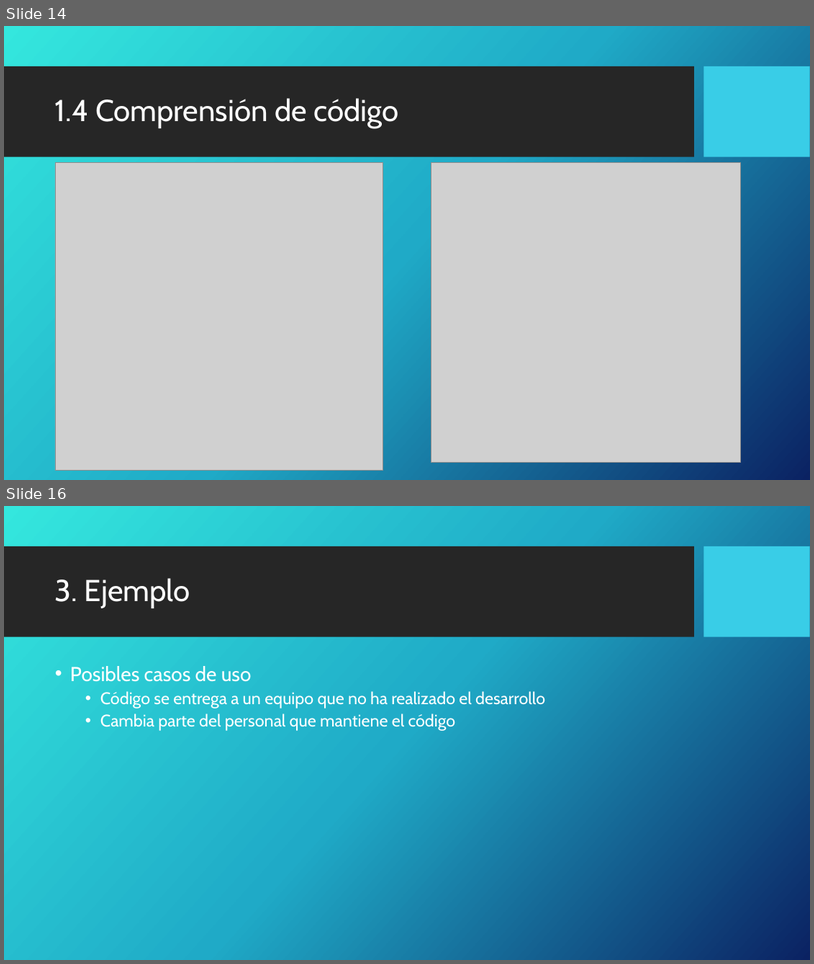
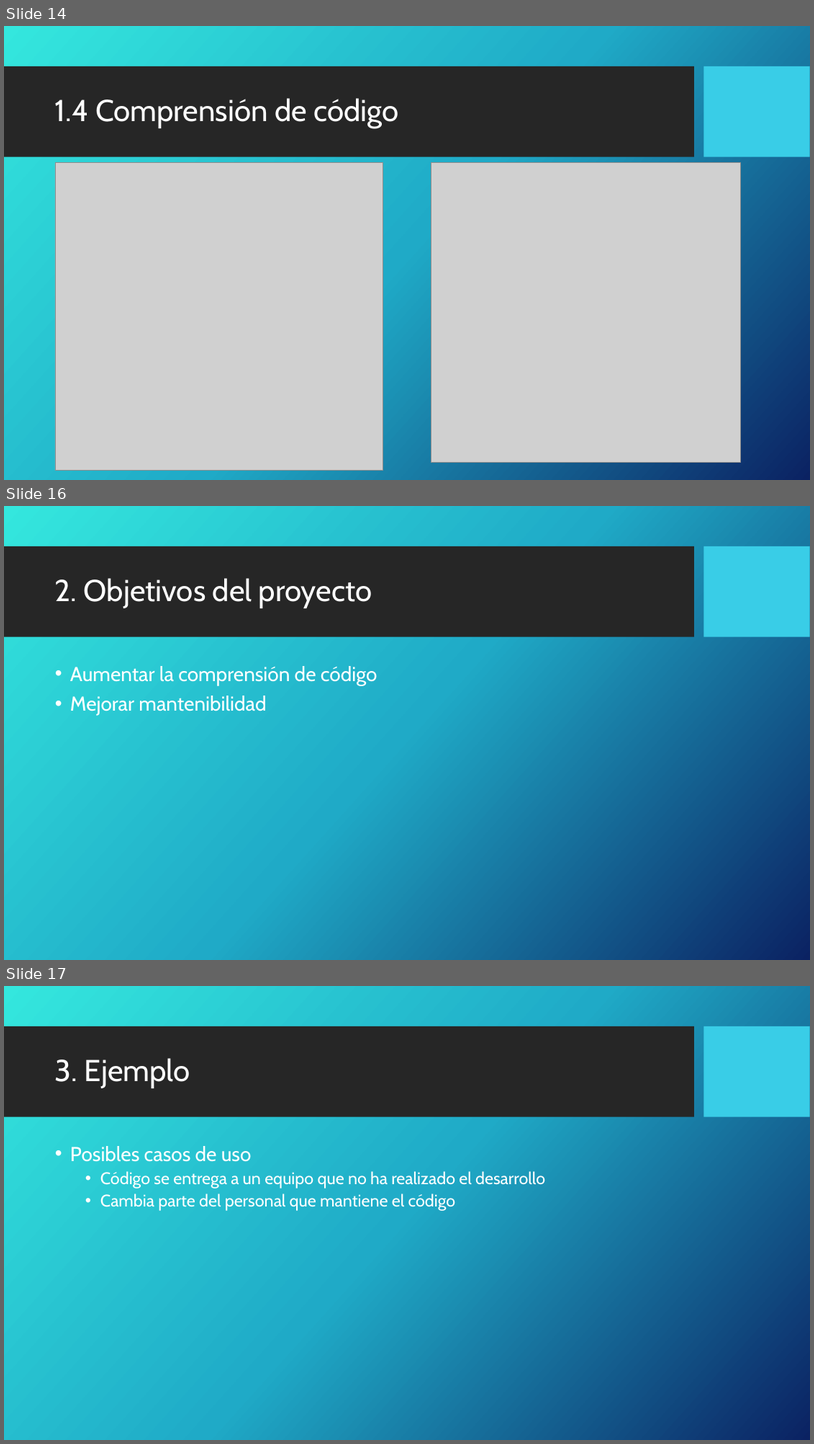
Before and after one commit to marcos14cody/TFG, a slide deck: Presentacion.pptx. Shown one above the other, each under a label of ours: slides 14 and 16 before the commit, slides 14, 16 and 17 after it; the slides between them are not shown. The pictures are 814x964 and 814x1444 pixels, drawn with LibreOffice and Linux fonts; fonts in the diff are those of the drawing; grey boxes stand for pictures; background and template pictures are left out. Boxes give left, top, right and bottom in pixels: in the first picture for what was removed or moved away, otherwise in the second. Text is boxed around its words. In the diff, an @@ line names an element or a change of style, - is before the commit and + after.

```diff
--- a/Presentacion.pptx
+++ b/Presentacion.pptx
@@ slide 16 added at [4,506,810,960], background picture (left out); not listed: 2 template elements that a slide beside it also shows @@
@@ title added at [55,578,372,608], 36 pt, text #FFFFFF @@
+2. Objetivos del proyecto
@@ text added at [70,666,378,716], 24 pt, text #FFFFFF @@
+• Aumentar la comprensión de código
+• Mejorar mantenibilidad
@@ what was slide 16 is now slide 17 @@
```
Also in this commit, not shown: 11 slides changed, 2 other slides added.
